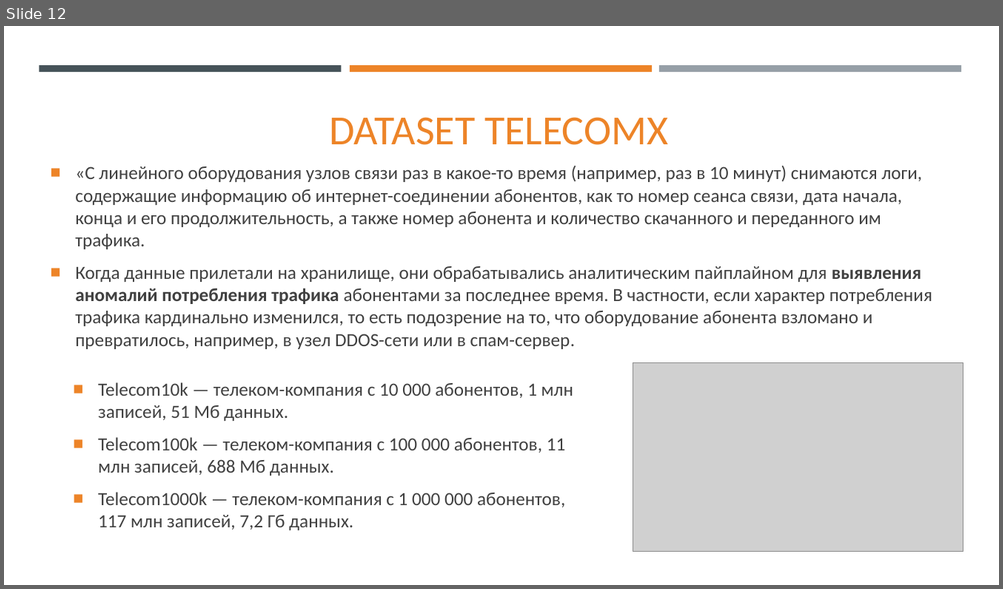
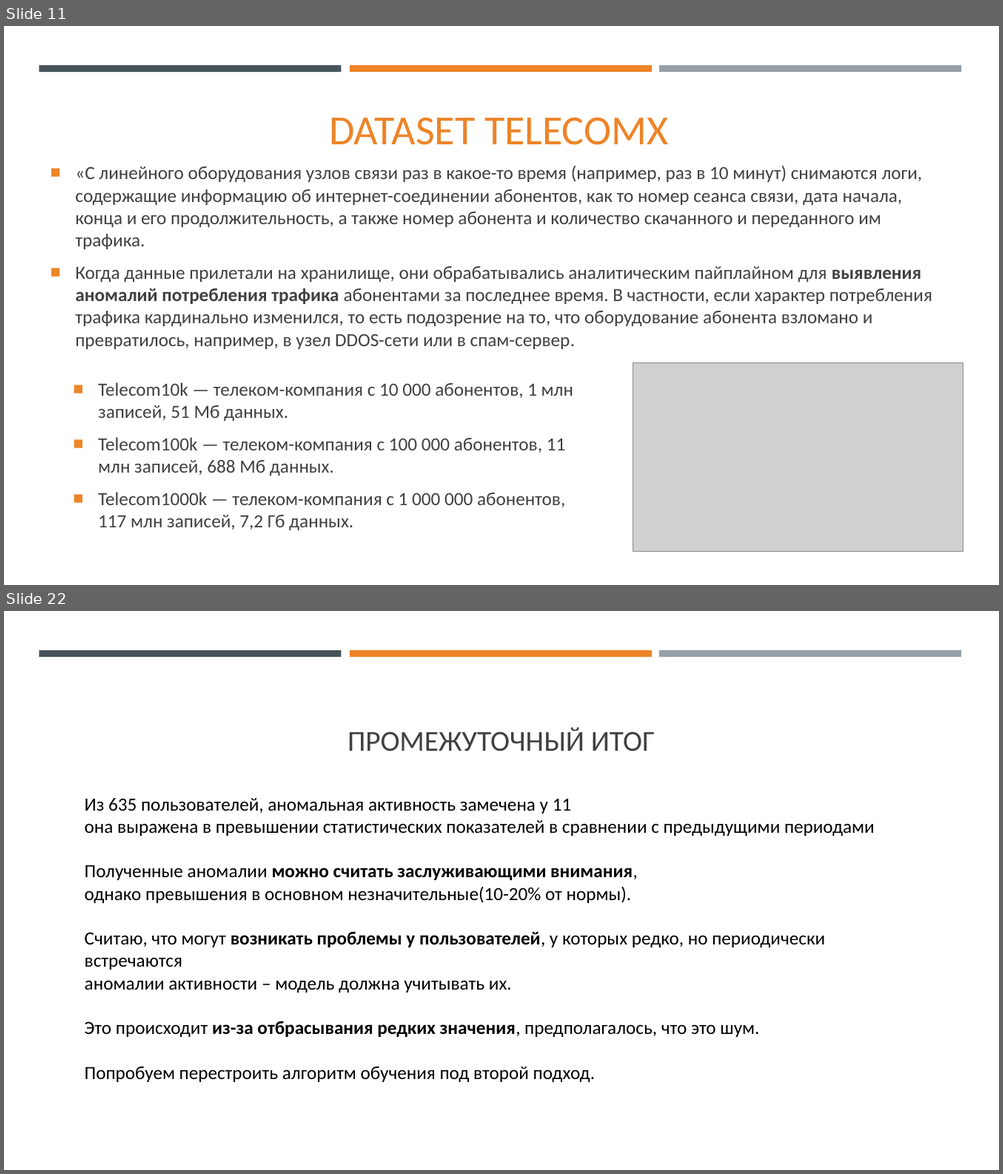
Before and after one commit to SkibaSAY/IPS_University, a slide deck: IPSLib/Documentation/Доклад для конференции/Доклад.pptx. Shown one above the other, each under a label of ours: slide 12 before the commit, slides 11 and 22 after it; the slides between them are not shown. The pictures are 1003x589 and 1003x1174 pixels, drawn with LibreOffice and Linux fonts; fonts in the diff are those of the drawing; grey boxes stand for pictures. Boxes give left, top, right and bottom in pixels: in the first picture for what was removed or moved away, otherwise in the second. Text is boxed around its words. In the diff, an @@ line names an element or a change of style, - is before the commit and + after.

```diff
--- a/IPSLib/Documentation/Доклад для конференции/Доклад.pptx
+++ b/IPSLib/Documentation/Доклад для конференции/Доклад.pptx
@@ slide 22 added at (4, 611, 999, 1170), background #FFFFFF; not listed: 3 template elements that a slide beside it also shows @@
@@ title added at (347, 727, 654, 752), 28 pt, text #404040 @@
+ПРОМЕЖУТОЧНЫЙ ИТОГ
@@ text added at (85, 798, 874, 1082), 18 pt, text #000000 @@
+Из 635 пользователей, аномальная активность замечена у 11
+она выражена в превышении статистических показателей в сравнении с предыдущими периодами
+Полученные аномалии можно считать заслуживающими внимания,
+однако превышения в основном незначительные(10-20% от нормы).
+Считаю, что могут возникать проблемы у пользователей, у которых редко, но периодически встречаются
+аномалии активности – модель должна учитывать их.
+Это происходит из-за отбрасывания редких значения, предполагалось, что это шум.
+Попробуем перестроить алгоритм обучения под второй подход.
@@ what was slide 12 is now slide 11 @@
```
Also in this commit, not shown: 2 slides changed, 9 other slides added, 8 slides removed, 4 other files.
